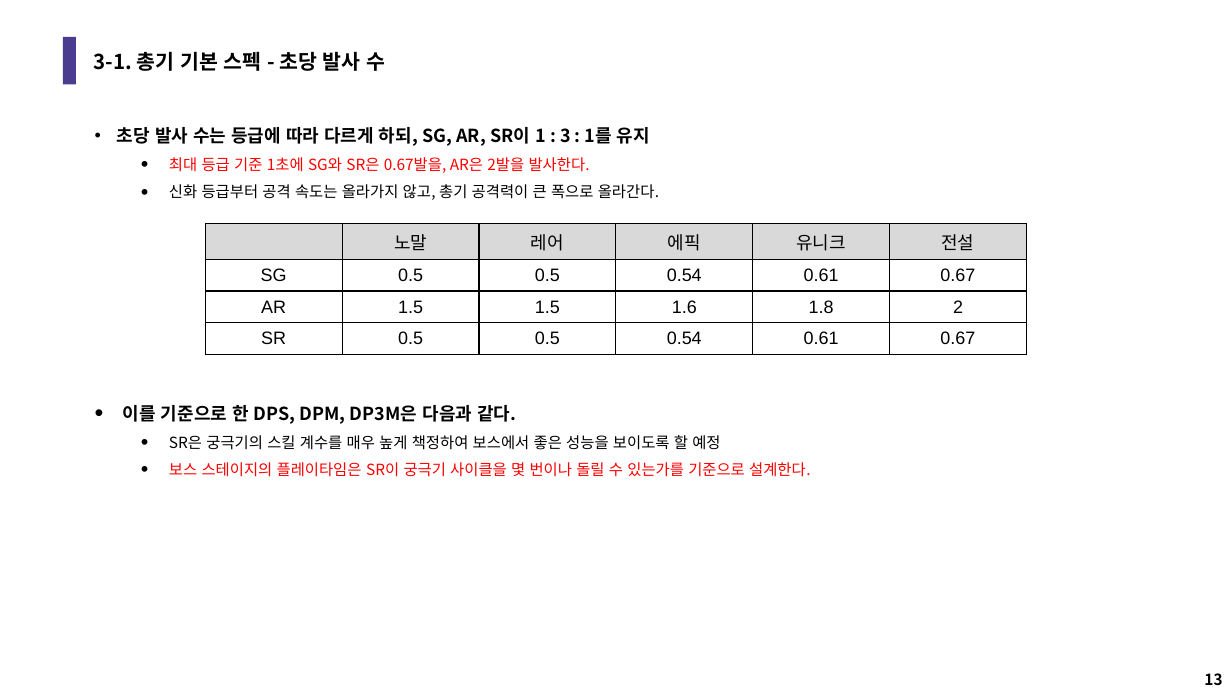
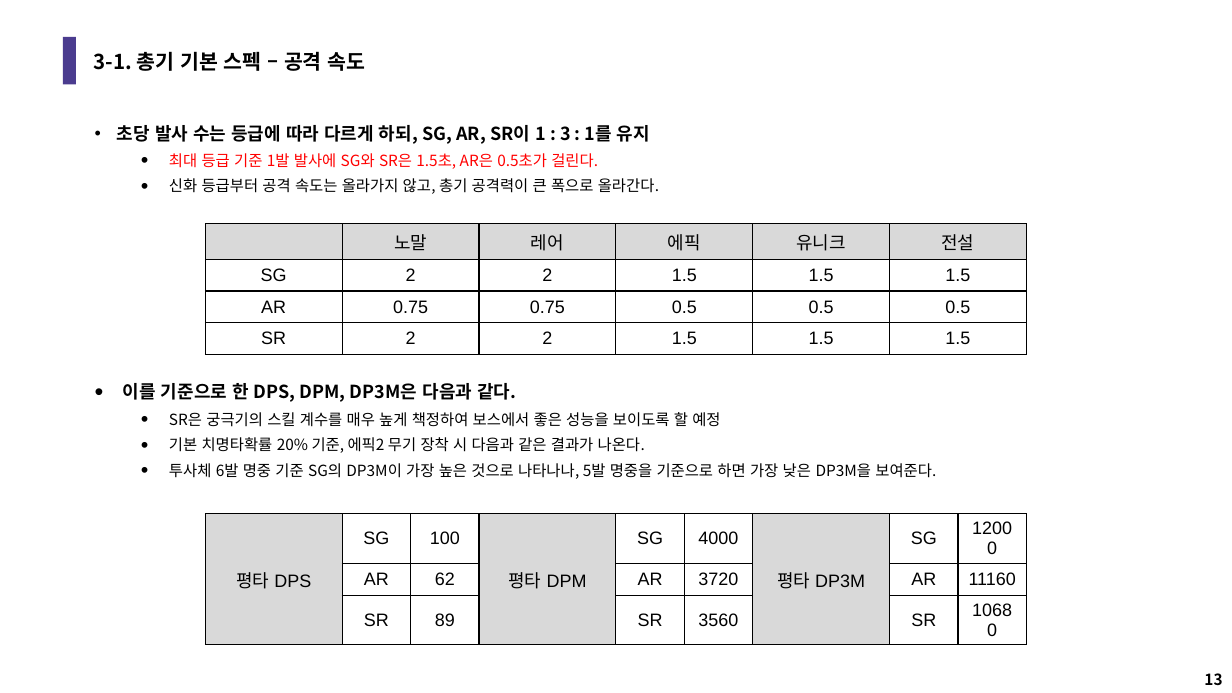
Before and after one commit to LuBly/Team_Pearl, a slide deck: slide 13 of GameDesign/팀펄_성장시스템기획.pptx. Drawn at 1232x693 pixels with LibreOffice and Linux fonts; fonts in the diff are those of the drawing. Boxes give left, top, right and bottom in pixels: in the first picture for what was removed or moved away, otherwise in the second. Text is boxed around its words. In the diff, an @@ line names an element or a change of style, - is before the commit and + after.

Commit message:
0714 기획문서 전체 최신화
- 0714 기준 기획문서 전체 최신화 완료

```diff
--- a/GameDesign/팀펄_성장시스템기획.pptx
+++ b/GameDesign/팀펄_성장시스템기획.pptx
@@ title at [94, 51, 365, 71]: text changed @@
-3-1. 총기 기본 스펙 - 초당 발사 수
+3-1. 총기 기본 스펙 – 공격 속도
@@ text at [117, 125, 720, 427]: line spacing 1.5 to 1.4; line spacing 1 to 0.9 @@
@@ text at [169, 153, 598, 169]: text changed @@
-  • 최대 등급 기준 1초에 SG와 SR은 0.67발을, AR은 2발을 발사한다.
+  • 최대 등급 기준 1발 발사에 SG와 SR은 1.5초, AR은 0.5초가 걸린다.
@@ table at [205, 224, 1026, 351] @@
-row 2: SG | 0.5 | 0.5 | 0.54 | 0.61 | 0.67
+row 2: SG | 2 | 2 | 1.5 | 1.5 | 1.5
-row 3: AR | 1.5 | 1.5 | 1.6 | 1.8 | 2
+row 3: AR | 0.75 | 0.75 | 0.5 | 0.5 | 0.5
-row 4: SR | 0.5 | 0.5 | 0.54 | 0.61 | 0.67
+row 4: SR | 2 | 2 | 1.5 | 1.5 | 1.5
@@ text at [169, 437, 936, 479]: text changed; text colour #FF0000 to #000000 @@
-  • 보스 스테이지의 플레이타임은 SR이 궁극기 사이클을 몇 번이나 돌릴 수 있는가를 기준으로 설계한다.
+  • 기본 치명타확률 20% 기준, 에픽2 무기 장착 시 다음과 같은 결과가 나온다.
+  • 투사체 6발 명중 기준 SG의 DP3M이 가장 높은 것으로 나타나나, 5발 명중을 기준으로 하면 가장 낮은 DP3M을 보여준다.
@@ table added at [205, 514, 1026, 630], 3 rows, 9 columns @@
+평타 DPS | SG | 100 | 평타 DPM | SG | 4000 | 평타 DP3M | SG | 12000
+ | AR | 62 |  | AR | 3720 |  | AR | 11160
+ | SR | 89 |  | SR | 3560 |  | SR | 10680
```
Also in this commit, not shown: 7 other slides changed, 5 other files.
